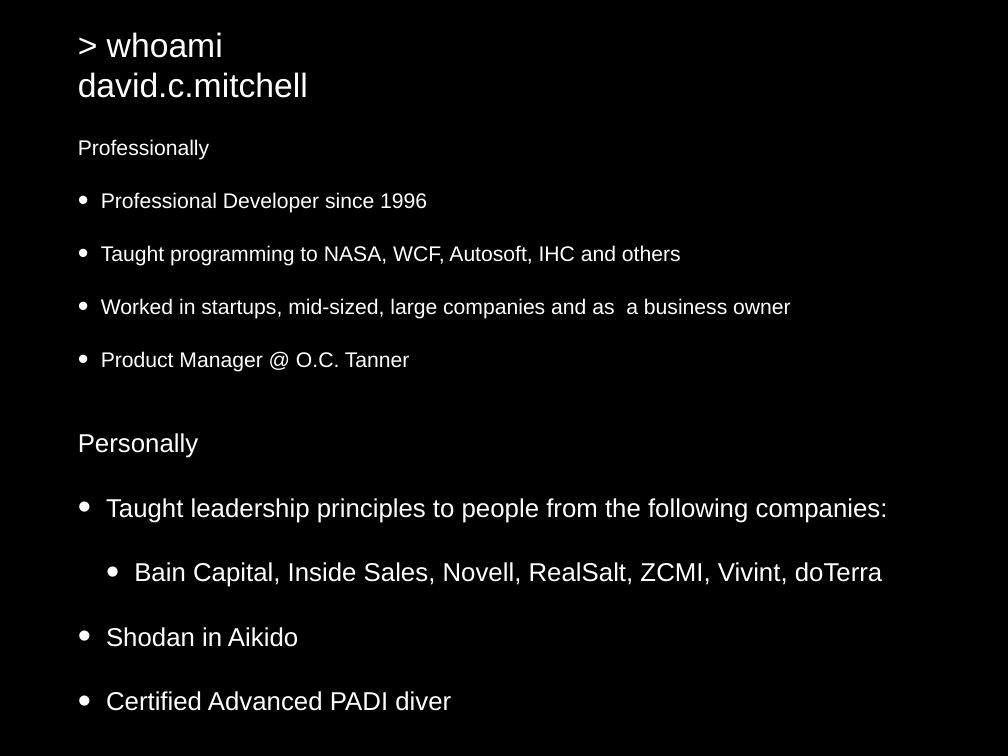
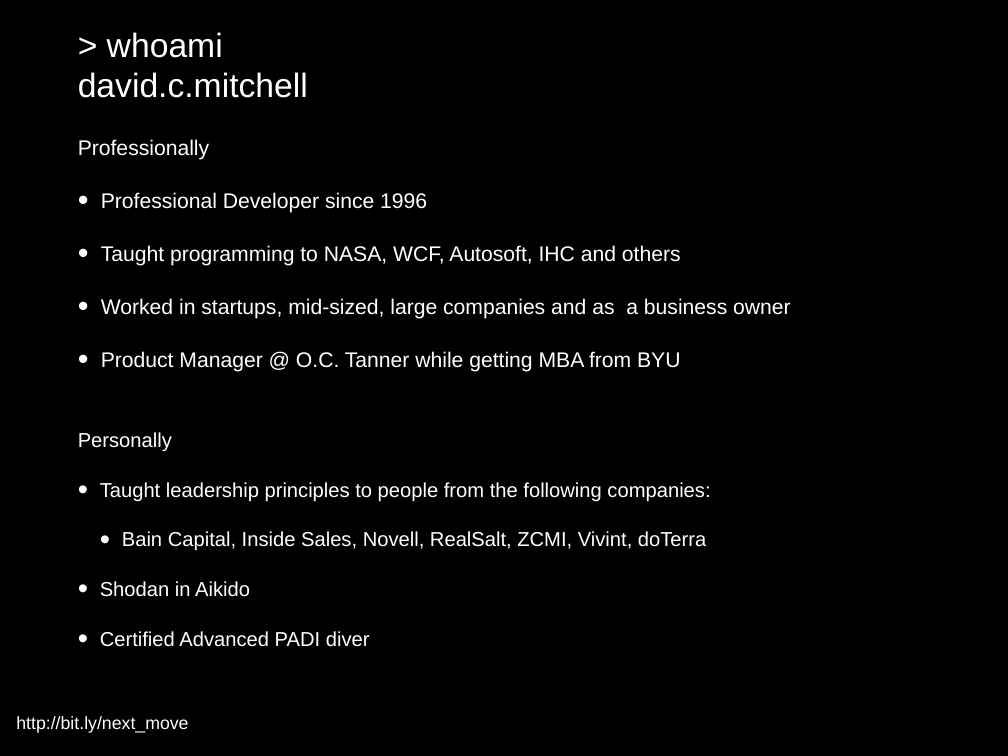
Before and after one commit to digitalbias/digitalbias.github.io, a slide deck: slide 2 of files/next_move.pptx. Drawn at 1008x756 pixels with LibreOffice and Linux fonts; fonts in the diff are those of the drawing; background and template pictures are left out. Boxes give left, top, right and bottom in pixels: in the first picture for what was removed or moved away, otherwise in the second. Text is boxed around its words. In the diff, an @@ line names an element or a change of style, - is before the commit and + after.

Commit message:
references added to keynote for next move

```diff
--- a/files/next_move.pptx
+++ b/files/next_move.pptx
@@ text at box(101, 351, 680, 372): text changed @@
-• Product Manager @ O.C. Tanner
+• Product Manager @ O.C. Tanner while getting MBA from BYU
@@ text "Personally" at box(78, 432, 710, 647): size 26.2 to 20.5 pt; less space between paragraphs; indent changed @@
@@ text added at box(16, 716, 188, 733), 18 pt, text #FFFFFF @@
+http://bit.ly/next_move
```
Also in this commit, not shown: 25 other slides changed, 2 slides added, 1 slide removed, 1 other file.
